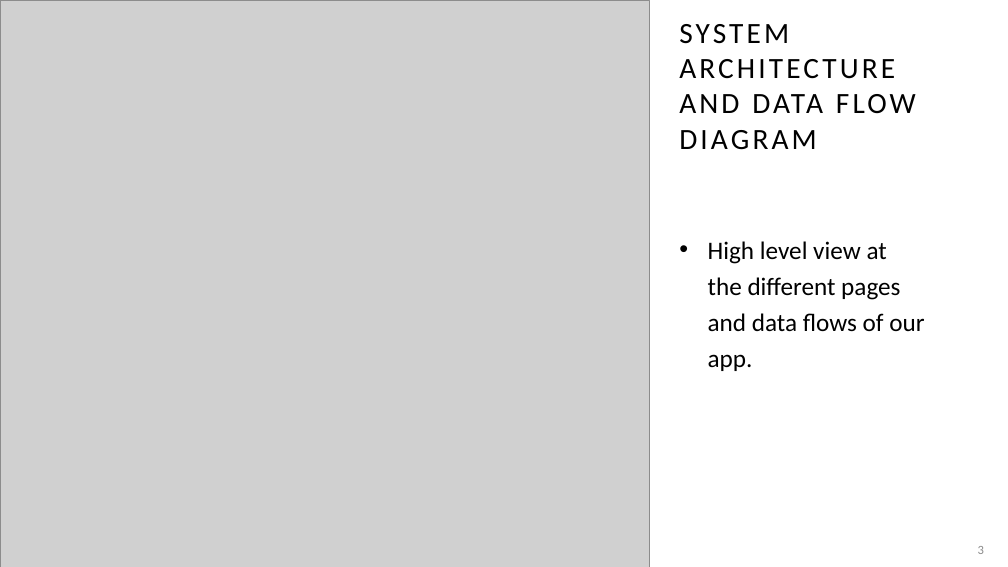
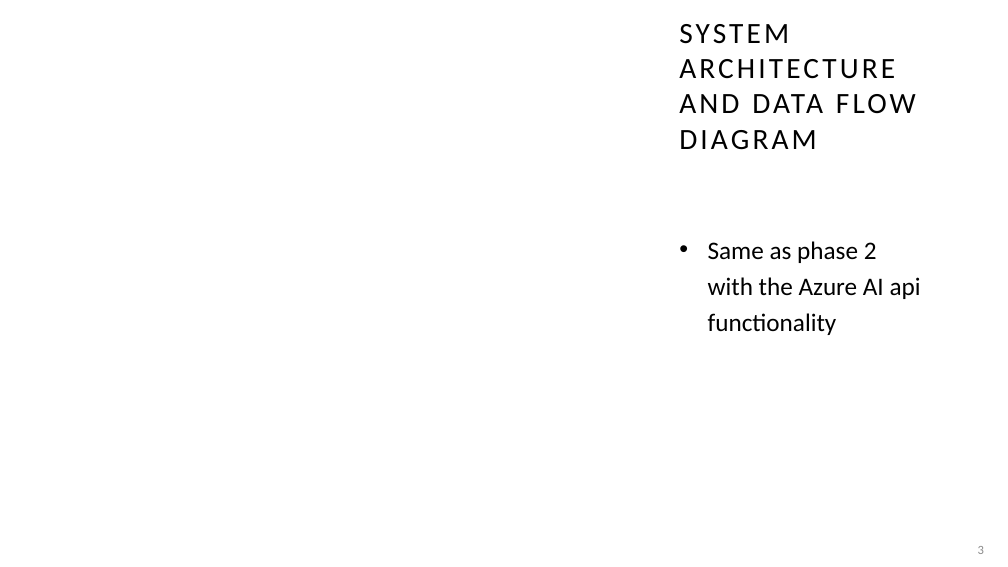
Before and after one commit to adriaonline/CPT200SP24-Team1, a slide deck: slide 3 of Phase 3 Docs/Phase 3 - Presentation.pptx. Drawn at 1008x567 pixels with LibreOffice and Linux fonts; fonts in the diff are those of the drawing; grey boxes stand for pictures. Boxes give left, top, right and bottom in pixels: in the first picture for what was removed or moved away, otherwise in the second. Text is boxed around its words. In the diff, an @@ line names an element or a change of style, - is before the commit and + after.

```diff
--- a/Phase 3 Docs/Phase 3 - Presentation.pptx
+++ b/Phase 3 Docs/Phase 3 - Presentation.pptx
@@ picture removed at bbox=[0, 0, 650, 567] @@
@@ text at bbox=[708, 241, 921, 335]: text changed @@
-• High level view at the different pages and data flows of our app.
+• Same as phase 2 with the Azure AI api functionality
```
Also in this commit, not shown: 3 other slides changed, 1 slide added.
